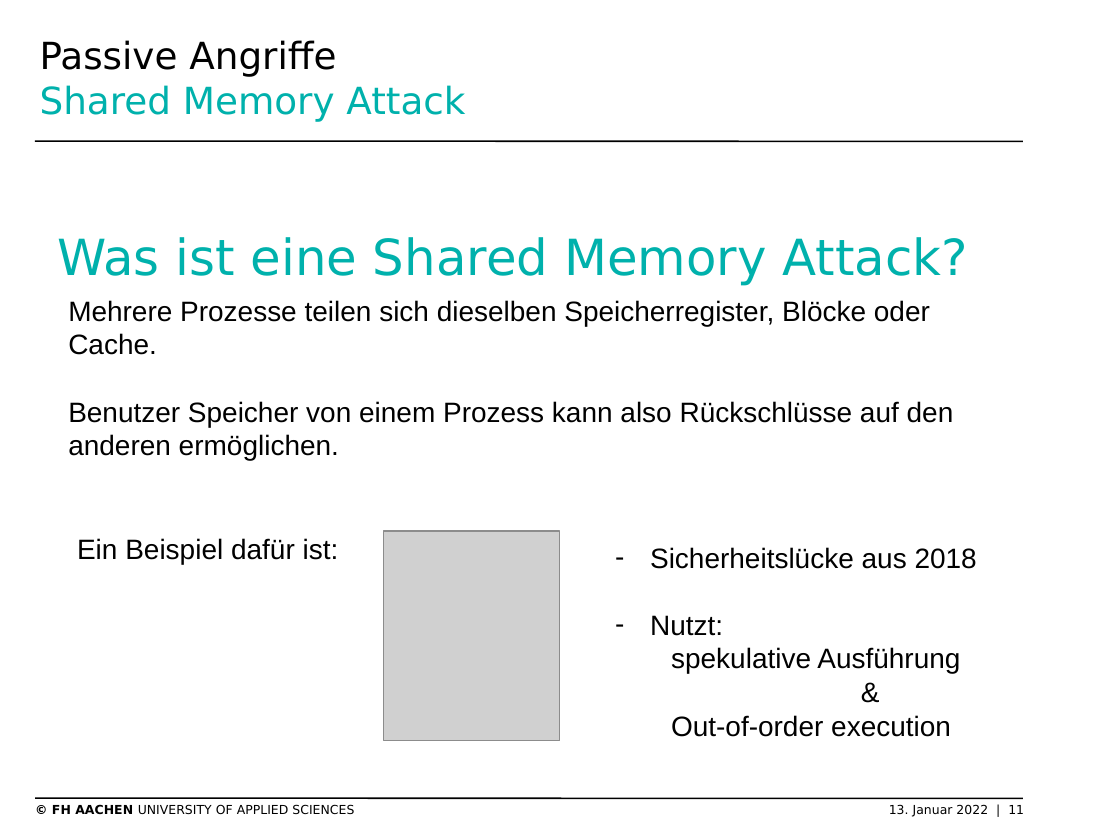
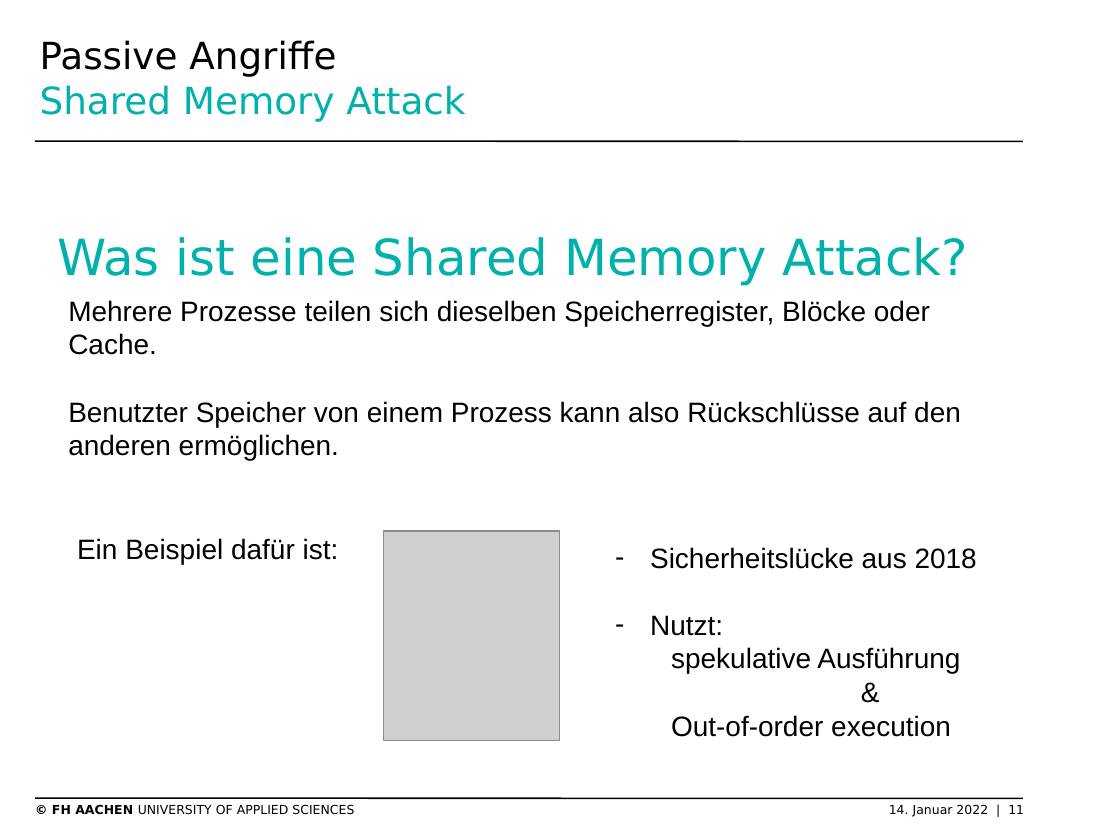
Before and after one commit to SchmickHub/Bachmann---Dahlhaus, a slide deck: slide 11 of HSM Mick(müssen noch zusammengefügt werden).pptx. Drawn at 1120x840 pixels with LibreOffice and Linux fonts; fonts in the diff are those of the drawing; grey boxes stand for pictures; background and template pictures are left out. Boxes give left, top, right and bottom in pixels: in the first picture for what was removed or moved away, otherwise in the second. Text is boxed around its words. In the diff, an @@ line names an element or a change of style, - is before the commit and + after.

```diff
--- a/HSM Mick(müssen noch zusammengefügt werden).pptx
+++ b/HSM Mick(müssen noch zusammengefügt werden).pptx
@@ text at [68,401,961,460]: text changed @@
-Benutzer Speicher von einem Prozess kann also Rückschlüsse auf den anderen ermöglichen.
+Benutzter Speicher von einem Prozess kann also Rückschlüsse auf den anderen ermöglichen.
@@ text at [52,804,1024,817]: text changed @@
-© FH AACHEN UNIVERSITY OF APPLIED SCIENCES 13. Januar 2022 | 11
+© FH AACHEN UNIVERSITY OF APPLIED SCIENCES 14. Januar 2022 | 11
```
Also in this commit, not shown: 5 other slides changed.
